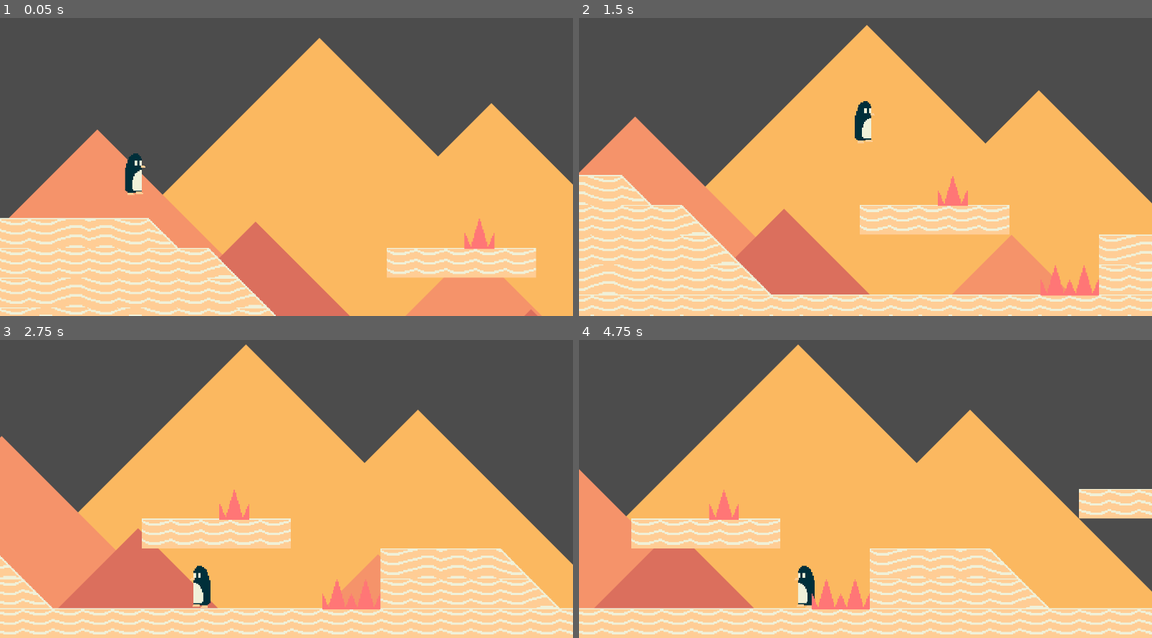
Above: before the commit, frames 1-4 (two rows, left to right).
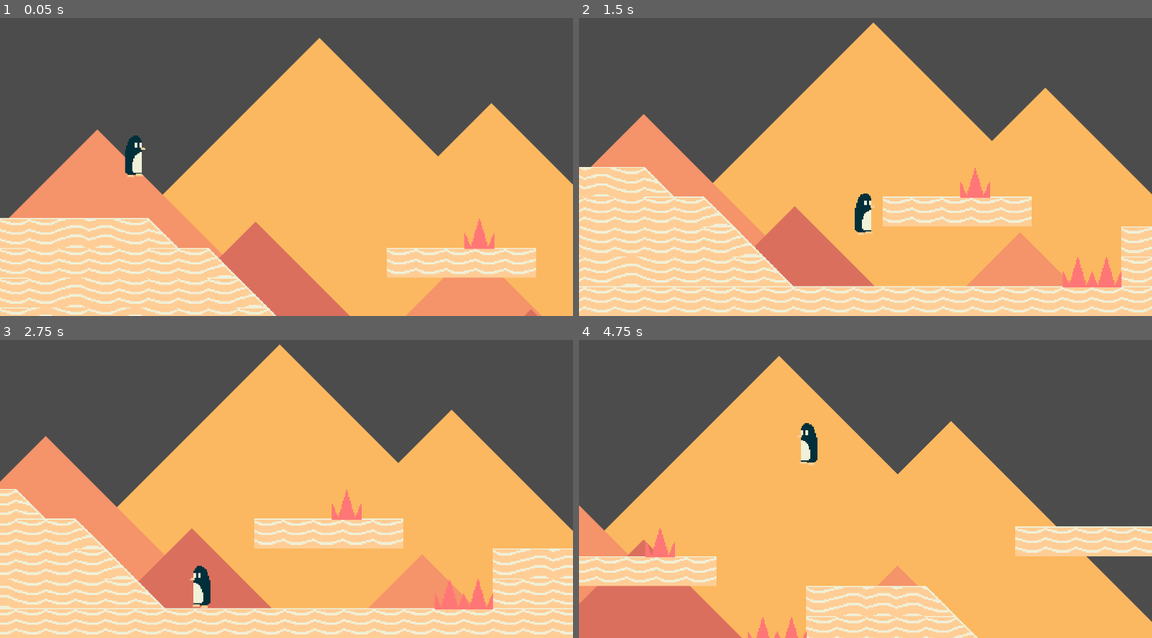
Above: after the commit, the same moments.

Repository: Streamfire/LeapDayPlatformer
Game: Godot game, scene res://internal/scenes/Main.tscn
Two runs of this game, one before a commit and one after it. Both use one fixed random seed, a clock stepped at 60 frames per second and the inputs below.
Inputs:
- Up to frame 1 (0.05 s): no input
- Up to frame 2 (1.5 s): tap Enter at 0.5 s; hold Space (Move_Jump) 0.53-1.28 s; hold D (Move_Right) from 0.53 s (still down); tap Space (Move_Jump) at 1.35 s
- Up to frame 3 (2.75 s): tap Space (Move_Jump) at 1.52, 1.82 s; release D (Move_Right) at 2.03 s; hold A (Move_Left) from 2.03 s (still down); hold Space (Move_Jump) from 2.03 s (still down)
- Up to frame 4 (4.75 s): release A (Move_Left) at 2.78 s; release Space (Move_Jump) at 2.78 s; hold D (Move_Right) 2.78-4.28 s; tap Space (Move_Jump) at 2.85, 3.02, 3.32, 4.35, 4.52 s; hold Space (Move_Jump) 3.53-4.28 s; hold A (Move_Left) from 4.28 s (still down)

The runs differ from the first frame. In frame 1, 0.5% of the frame differs, in the area x 21-26%, y 39-60%; in frame 2, 20%; in frame 3, 34%, in the area x 0-100%, y 1-99%; in frame 4, 32%.

Commit message:
movements, doppelsprung und glide

Diff:
--- a/internal/scenes/Main.tscn
+++ b/internal/scenes/Main.tscn
@@ -10,8 +10,8 @@
 MoveSpeed = 15000.0
 Acceleration = 0.1
 Deacceleration = 0.5
-jumpForce = 125000.0
-gravity = 20000.0
+jumpForce = 25000.0
+gravity = 2000.0
 
 [node name="Camera2D" type="Camera2D" parent="Player"]
 current = true
--- a/internal/scripts/PlayerController.gd
+++ b/internal/scripts/PlayerController.gd
@@ -6,7 +6,10 @@
 export(float) var Deacceleration = 0.7
 #jumping
 export(float) var jumpForce=2.0
+export(int) var jumpCount=2.0
 export(float) var gravity=2.0
+export(float) var glidingTime=5.0
+export(float) var glidingModifier=1.5
 
 const UP_VECTOR = Vector2(0,-1)
 
@@ -17,11 +20,14 @@
 onready var Animator = $PlayerAnimator
 onready var walkSprite = $walk
 
+var currentGlideTime=0.0
+var currentJumpCount=0
+
 func _ready():
 	Global.Playernode = self
 
 
-func _process(_delta):
+func _process(delta):
 	#walking
 	inputMotion.x = 0
 	if Input.is_action_pressed("Move_Left"):
@@ -31,10 +37,16 @@
 
 	if is_on_ceiling() or is_on_floor():
 		velocity.y = 0
-	velocity.y += gravity
 
-	if Input.is_action_just_pressed("Move_Jump") and is_on_floor():
+	if Input.is_action_pressed("Move_Jump") and currentGlideTime<glidingTime:
+		velocity.y += (gravity/glidingModifier)
+		currentGlideTime+=delta
+	else:
+		velocity.y += gravity
+
+	if Input.is_action_just_pressed("Move_Jump") and currentJumpCount<jumpCount:
 		velocity.y = -jumpForce
+		currentJumpCount+=1
 
 	Animate()
 
@@ -58,6 +70,9 @@
 		velocity.x = lerp(velocity.x, 0, Deacceleration)
 
 	move_and_slide(velocity*delta, UP_VECTOR)
+	if is_on_floor():
+		currentGlideTime=0.0
+		currentJumpCount=0
 	pass
 
 
Not shown, added: .mono/metadata/ide_server_meta.txt
